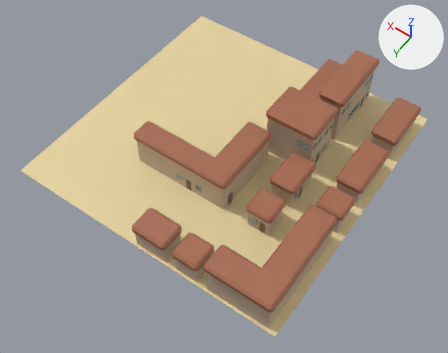
Before and after pictures for a commit that changed the glTF model Objects/Level_1/Level_1.gltf.
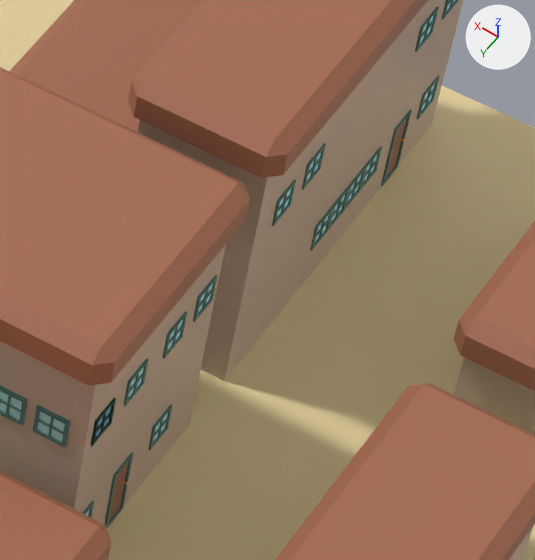
The first picture shows the older version from a camera (50 mm lens) standing at (-19.0, 83.0, 84.5) and looking at (19.7, 28.8, -0.6). The close-ups show both versions on the part from 67% to 86% of the width and 22% to 48% of the height of that picture; other places that the commit changed are outside them. The axes (+X, +Y, +Z) are drawn at upper right. The lights are the same throughout. Where no turn or scale is listed for an object, it has been applied to the vertices.

In view in the first close-up: 'Base.001', 'Base.006', 'Base.010', 'Floor', 'Roof.001', 'Roof.002', 'Roof.005', 'Roof.006', 'Roof.008', 'Roof.009', 'WindowFrame.038'.
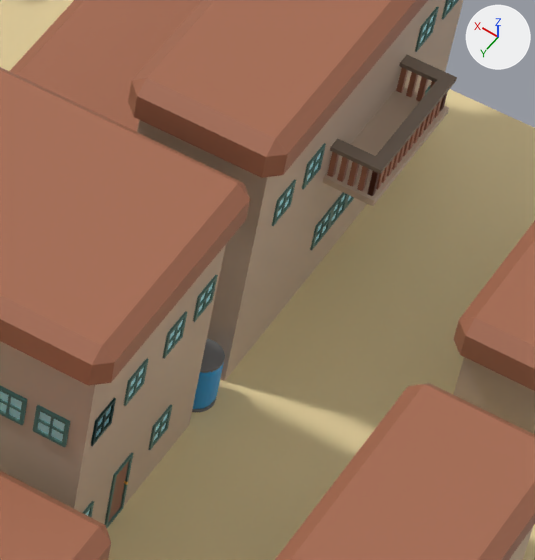
Location of each change, [x1, y1, x2, y2] in pixels of the close-ups (535 x 560 px):
'BalconyFloor.001', added
    after: [323, 87, 449, 206]
'BalconyRailing.001', added (brown)
    after: [330, 55, 457, 174]
'BalconyBarShort.001', added (brown)
    after: [327, 152, 380, 196]
'BarrelBody.001', added (blue)
    after: [193, 363, 224, 409]
'BalconyBarLong.003', added (brown)
    after: [376, 93, 447, 190]
'BarrelEnd.001', added
    after: [200, 339, 225, 373]
'BalconyBarShort.002', added (brown)
    after: [396, 68, 435, 102]
'BarrelEnd.002', added
    after: [192, 398, 216, 412]

The change in detail:
Material 'BarrelEndMat' (mat_barrelendmat) is new.
Its base color is (0.173, 0.173, 0.173) (grey #737373).
Material 'BarrelBodyMat' (mat_barrelbodymat) is new.
Its base color is (0.0302, 0.375, 0.8) (blue #31a5e7).
Material 'BalconyRailingMat' (mat_balconyrailingmat) is new.
Its base color is (0.208, 0.157, 0.118) (brown #7e6e60).
Material 'BalconyBarMat' (mat_balconybarmat) is new.
Its base color is (0.386, 0.147, 0.0802) (brown #a76b50).
Material 'BalconyFloorMat' (mat_balconyfloormat) is new.
Its base color is (0.591, 0.44, 0.328) (beige #cab19b).
Mesh me_barrelend_002 is new.
It is a 32-sided cylinder along z spanning x -0.643..0.643, y -0.643..0.643, z 0.373..0.443.
It uses material mat_barrelendmat (grey #737373).
Mesh me_barrelbody_001 is new.
It has 160 vertices, 316 faces and spans x -0.64..0.64, y -0.64..0.64, z -0.64..1.02.
It uses material mat_barrelbodymat (blue #31a5e7).
Mesh me_balconyrailing_001 is new.
It has 32 vertices, 60 faces and spans x -0.07..1.72, y -2.28..2.33, z -0.03..0.11.
It uses material mat_balconyrailingmat (brown #7e6e60).
Mesh me_balconybarshort_002 is new.
It consists of a box spanning x -0.081..0.081, y -0.081..0.081, z -0.557..0.557; a box spanning x 0.242..0.403, y -0.081..0.081, z -0.557..0.557; a box spanning x 0.564..0.726, y -0.081..0.081, z -0.557..0.557; a box spanning x 0.887..1.048, y -0.081..0.081, z -0.557..0.557; a box spanning x 1.209..1.37, y -0.081..0.081, z -0.557..0.557.
It uses material mat_balconybarmat (brown #a76b50).
Mesh me_balconybarlong_003 is new.
It has 112 vertices, 168 faces and spans x -0.08..0.08, y -4.27..0.08, z -0.56..0.56.
It uses material mat_balconybarmat (brown #a76b50).
Mesh me_balconyfloor_001 is new.
It is a box spanning x -0.11..0.11, y -2.28..2.33, z -1.72..0.07.
It uses material mat_balconyfloormat (beige #cab19b).
Object 'BarrelEnd.002' (ob_barrelend_002) is new; it shows me_barrelend_002.
Its location is (8.58, 11.74, -0.37).
Object 'BarrelEnd.001' (ob_barrelend_001) is new; it shows a copy of me_barrelend_002.
Its location is (8.58, 11.74, 1.35).
Object 'BarrelBody.001' (ob_barrelbody_001) is new; it shows me_barrelbody_001.
Its location is (8.58, 11.74, 0.71).
Object 'BalconyRailing.001' (ob_balconyrailing_001) is new; it shows me_balconyrailing_001.
Its location is (6.58, 3.99, 5.83).
Object 'BalconyBarShort.002' (ob_balconybarshort_002) is new; it shows me_balconybarshort_002.
Its location is (6.72, 1.92, 5.29).
Object 'BalconyBarShort.001' (ob_balconybarshort_001) is new; it shows a copy of me_balconybarshort_002.
Its location is (6.72, 6.11, 5.29).
Object 'BalconyBarLong.003' (ob_balconybarlong_003) is new; it shows me_balconybarlong_003.
Its location is (6.72, 6.11, 5.29).
Object 'BalconyFloor.001' (ob_balconyfloor_001) is new; it shows me_balconyfloor_001.
Its location is (6.58, 3.99, 4.62).
Its rotation in degrees is (0, -90, 0).
